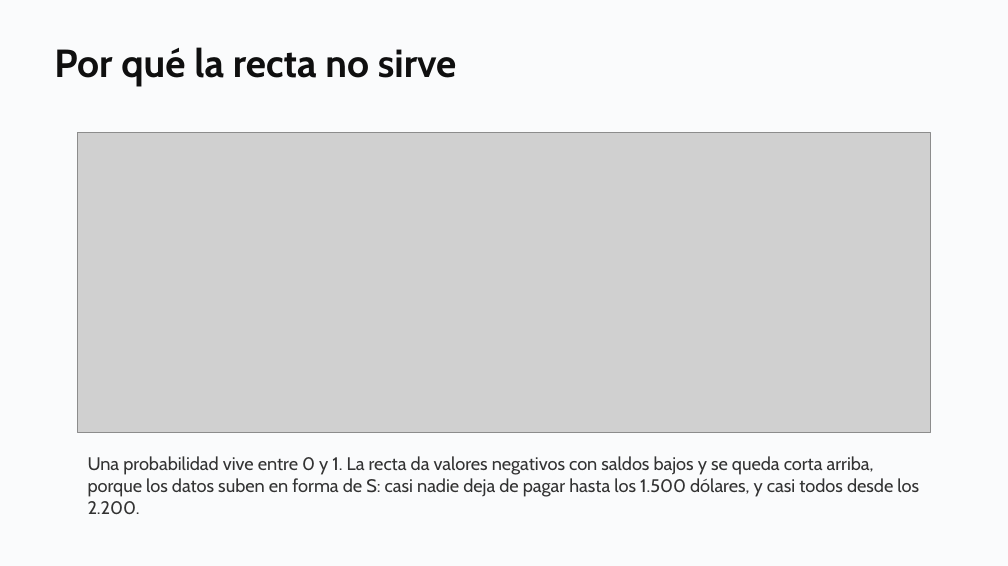
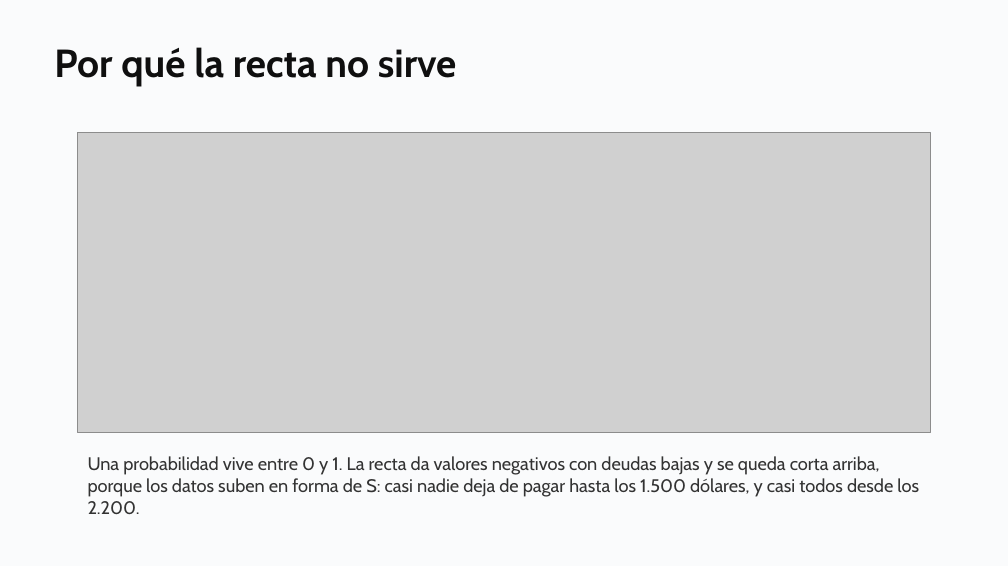
Before and after one commit to daniopitz/diplomado-cdd, a slide deck: slide 10 of presentaciones/clase06_regresion_logistica.pptx. Drawn at 1008x566 pixels with LibreOffice and Linux fonts; fonts in the diff are those of the drawing; grey boxes stand for pictures. Boxes give left, top, right and bottom in pixels: in the first picture for what was removed or moved away, otherwise in the second. Text is boxed around its words. In the diff, an @@ line names an element or a change of style, - is before the commit and + after.

```diff
--- a/presentaciones/clase06_regresion_logistica.pptx
+++ b/presentaciones/clase06_regresion_logistica.pptx
@@ text at (x1=88, y1=456, x2=919, y2=514): text changed @@
-Una probabilidad vive entre 0 y 1. La recta da valores negativos con saldos bajos y se queda corta arriba, porque los datos suben en forma de S: casi nadie deja de pagar hasta los 1.500 dólares, y casi todos desde los 2.200.
+Una probabilidad vive entre 0 y 1. La recta da valores negativos con deudas bajas y se queda corta arriba, porque los datos suben en forma de S: casi nadie deja de pagar hasta los 1.500 dólares, y casi todos desde los 2.200.
```
Also in this commit, not shown: 7 other slides changed, 6 other files.
